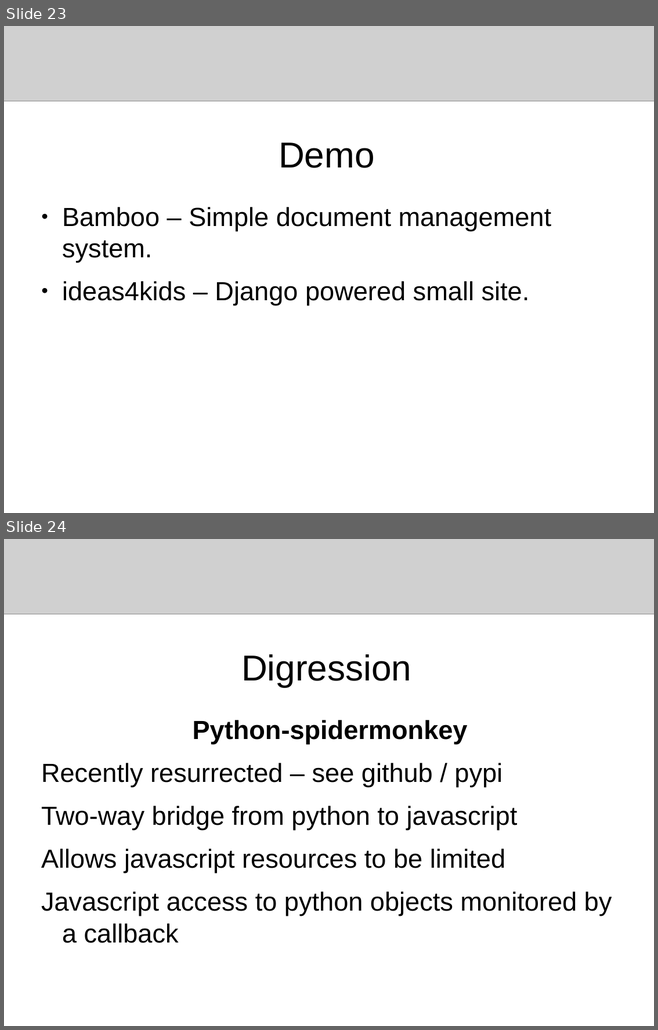
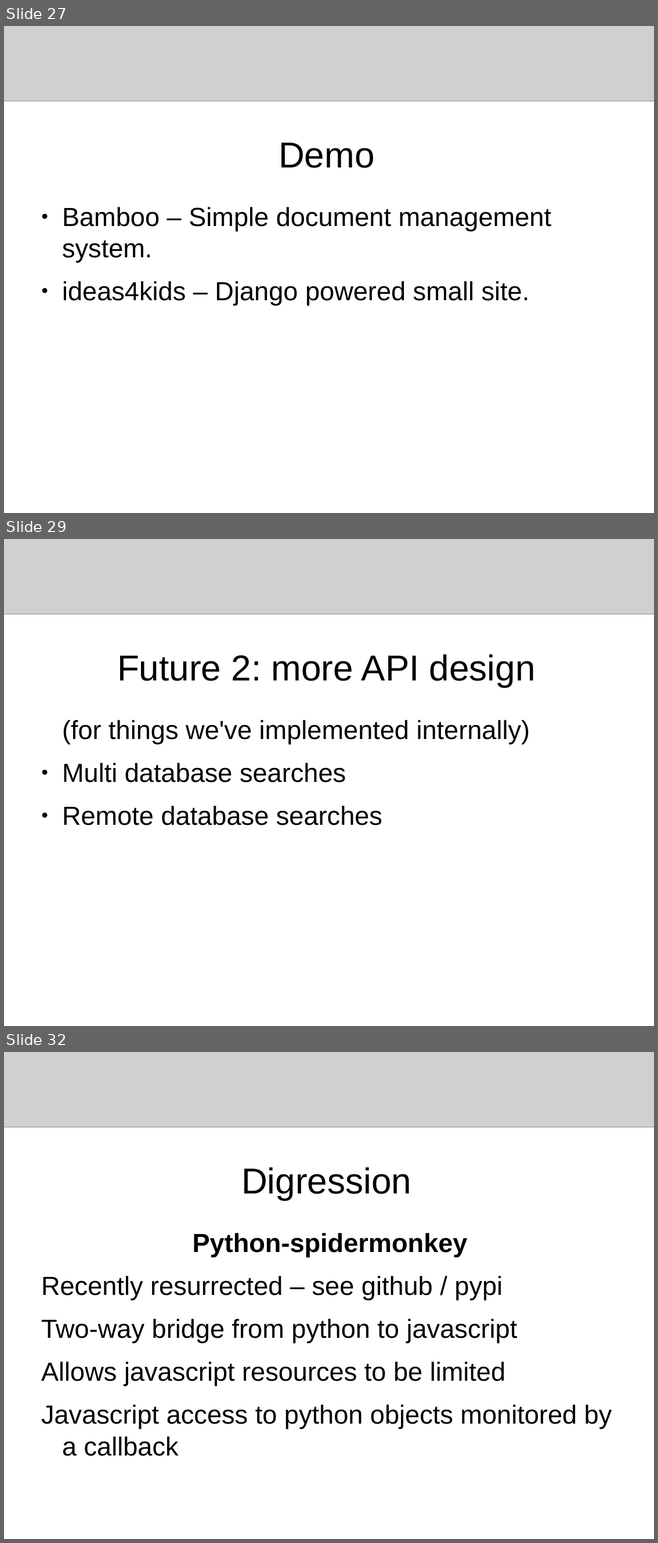
Before and after one commit to flaxsearch/flaxcode, a slide deck: flax_search_service/docs/presentations/europython2009.odp. Shown one above the other, each under a label of ours: slides 23 and 24 before the commit, slides 27, 29 and 32 after it; the slides between them are not shown. The pictures are 658x1030 and 658x1543 pixels, drawn with LibreOffice and Linux fonts; fonts in the diff are those of the drawing; grey boxes stand for pictures. Boxes give left, top, right and bottom in pixels: in the first picture for what was removed or moved away, otherwise in the second. Text is boxed around its words. In the diff, an @@ line names an element or a change of style, - is before the commit and + after.

```diff
--- a/flax_search_service/docs/presentations/europython2009.odp
+++ b/flax_search_service/docs/presentations/europython2009.odp
@@ slide 29 added at <box>4,539,654,1026</box>, background #FFFFFF @@
@@ picture added at <box>4,539,654,614</box> @@
@@ title added at <box>117,654,535,687</box>, 44 pt, text #000000 @@
+Future 2: more API design
@@ text added at <box>62,720,530,826</box>, 32 pt, text #000000 @@
+(for things we've implemented internally)
+● Multi database searches
+● Remote database searches
@@ what was slide 23 is now slide 27 @@
@@ what was slide 24 is now slide 32 @@
```
Also in this commit, not shown: 2 slides changed, 7 other slides added.
